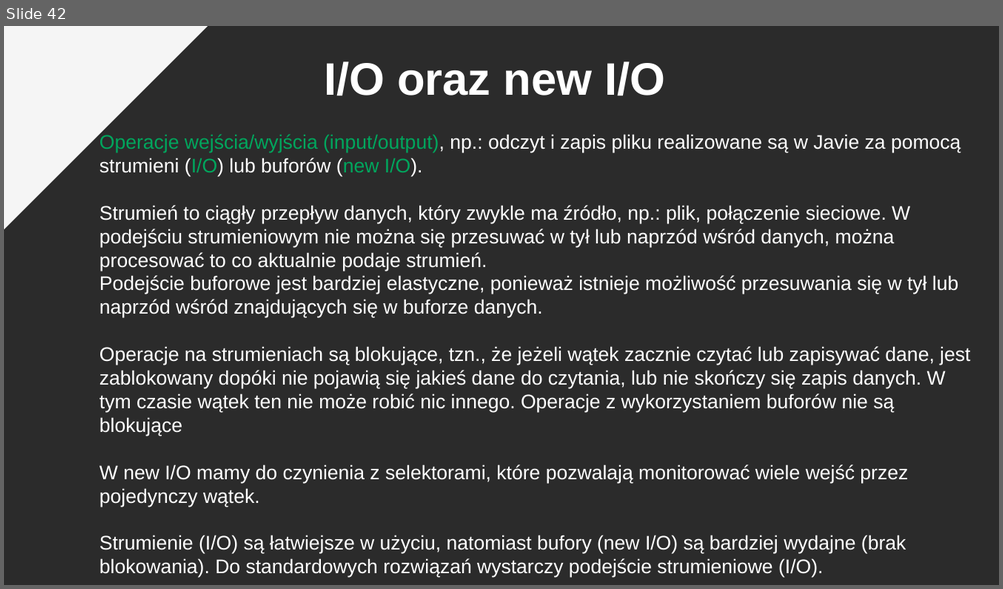
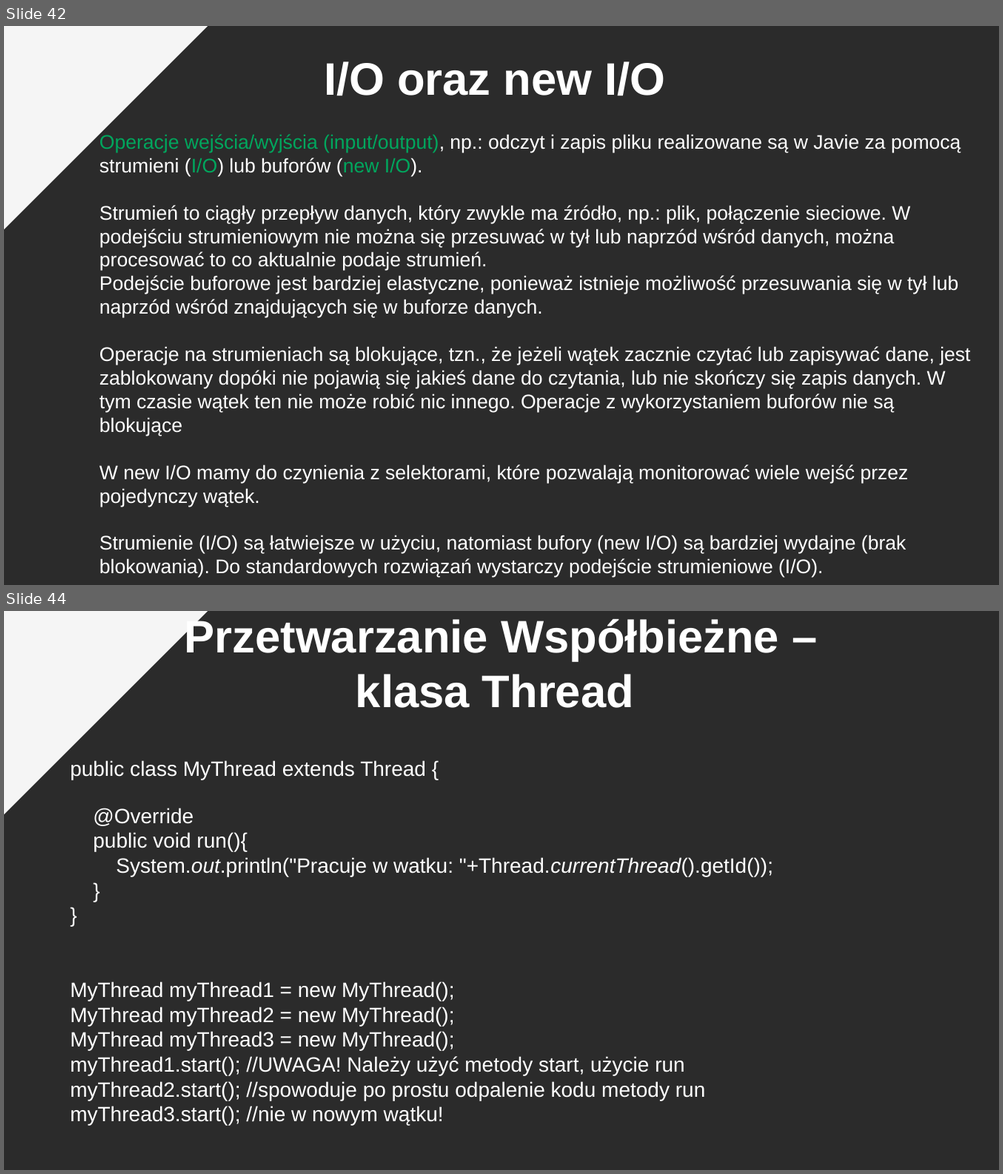
Before and after one commit to pkrajnik/WprowadzenieDoJava4Zajecia, a slide deck: WprowadzenieDoJezykaJAVA_v2_PiotrKrajnik.pptx. Shown one above the other, each under a label of ours: slide 42 before the commit, slides 42 and 44 after it; the slides between them are not shown. The pictures are 1003x589 and 1003x1174 pixels, drawn with LibreOffice and Linux fonts; fonts in the diff are those of the drawing; background and template pictures are left out; a plain dark background stands for a picture behind light text. Boxes give left, top, right and bottom in pixels: in the first picture for what was removed or moved away, otherwise in the second. Text is boxed around its words. In the diff, an @@ line names an element or a change of style, - is before the commit and + after.

```diff
--- a/WprowadzenieDoJezykaJAVA_v2_PiotrKrajnik.pptx
+++ b/WprowadzenieDoJezykaJAVA_v2_PiotrKrajnik.pptx
@@ slide 44 added at box(4, 611, 999, 1170), background picture (left out); not listed: 1 template element that a slide beside it also shows @@
@@ text added at box(185, 616, 779, 708), 44 pt, text #FFFFFF, bold @@
+Przetwarzanie Współbieżne – klasa Thread
@@ text added at box(70, 760, 773, 1125), 20 pt, text #FFFFFF @@
+public class MyThread extends Thread {
+@Override
+public void run(){
+System.out.println("Pracuje w watku: "+Thread.currentThread().getId());
+}
+}
+MyThread myThread1 = new MyThread();
+MyThread myThread2 = new MyThread();
+MyThread myThread3 = new MyThread();
+myThread1.start(); //UWAGA! Należy użyć metody start, użycie run
+myThread2.start(); //spowoduje po prostu odpalenie kodu metody run
+myThread3.start(); //nie w nowym wątku!
```
Also in this commit, not shown: 2 slides changed, 3 other slides added.
